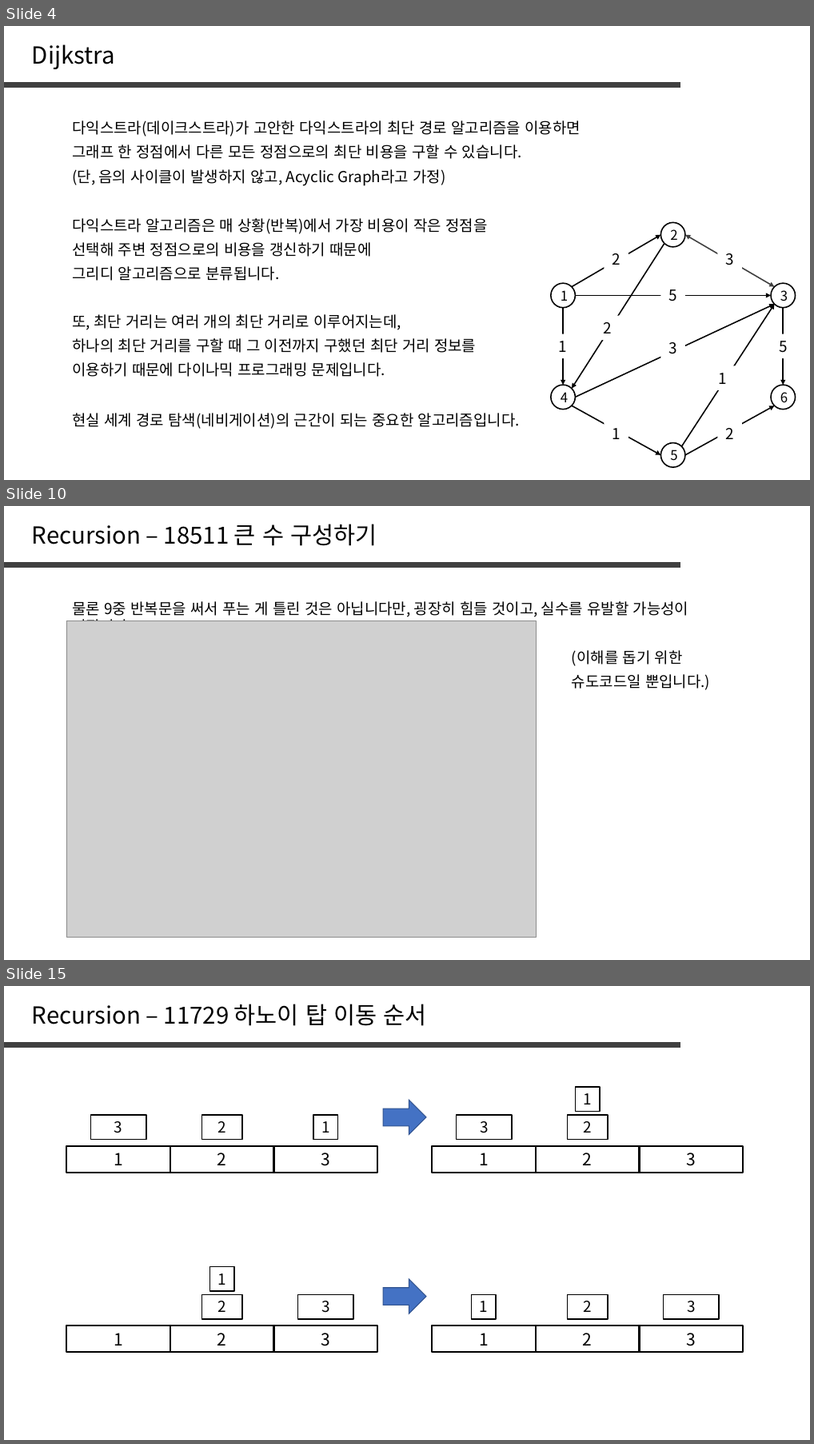
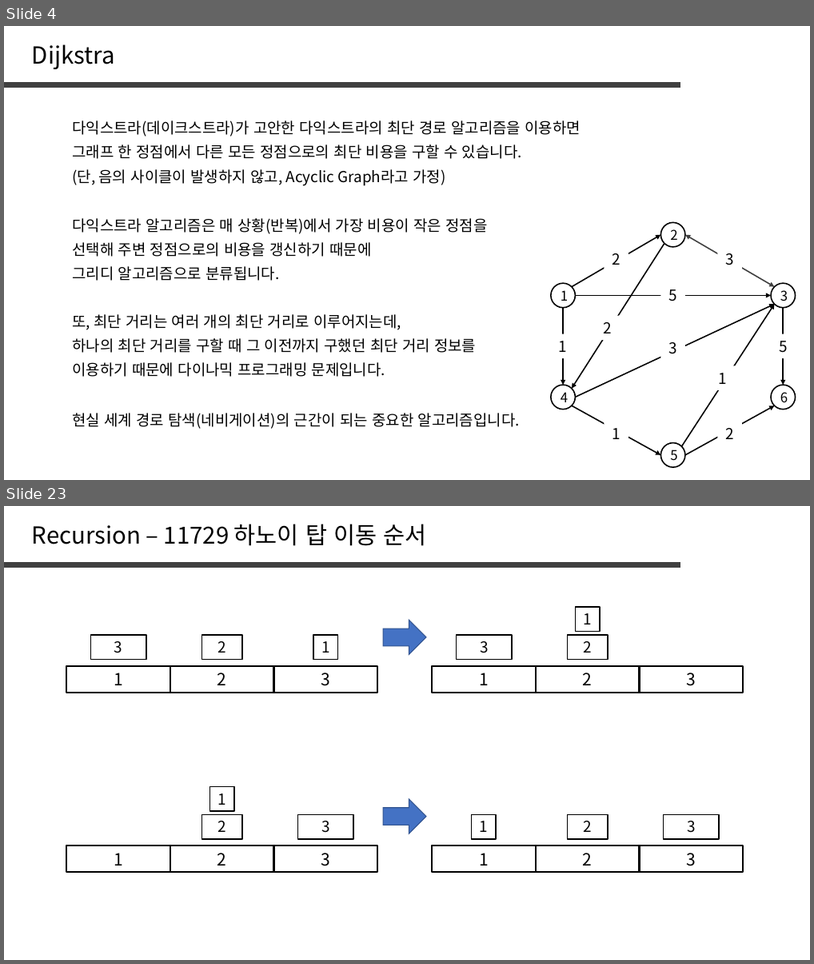
Before and after one commit to jaehoo1/PS-study, a slide deck: study/12_Dijkstra.pptx. Shown one above the other, each under a label of ours: slides 4, 10 and 15 before the commit, slides 4 and 23 after it; the slides between them are not shown. The pictures are 814x1444 and 814x964 pixels, drawn with LibreOffice and Linux fonts; fonts in the diff are those of the drawing; grey boxes stand for pictures. Boxes give left, top, right and bottom in pixels: in the first picture for what was removed or moved away, otherwise in the second. Text is boxed around its words. In the diff, an @@ line names an element or a change of style, - is before the commit and + after.

```diff
--- a/study/12_Dijkstra.pptx
+++ b/study/12_Dijkstra.pptx
@@ slide 10 removed at <box>4,506,810,960</box>, background #FFFFFF @@
@@ text removed at <box>32,524,377,546</box> @@
-Recursion – 18511 큰 수 구성하기
@@ line removed from (4, 564) to (682, 564) @@
@@ text removed at <box>72,601,690,621</box> @@
-물론 9중 반복문을 써서 푸는 게 틀린 것은 아닙니다만, 굉장히 힘들 것이고, 실수를 유발할 가능성이 커집니다.
@@ picture removed at <box>66,620,536,936</box> @@
@@ text removed at <box>572,650,683,666</box> @@
-(이해를 돕기 위한
@@ text removed at <box>572,674,710,690</box> @@
-슈도코드일 뿐입니다.)
@@ what was slide 15 is now slide 23 @@
```
Also in this commit, not shown: 1 slide changed, 17 slides added, 8 other slides removed.
